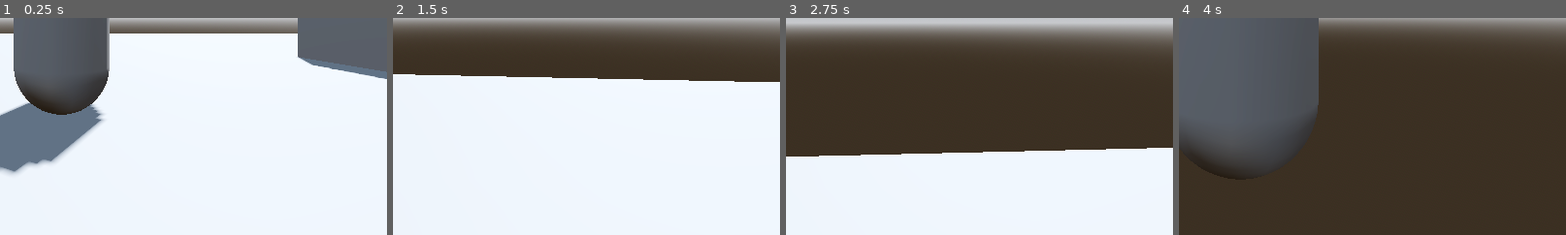
Above: before the commit, frames 1-4 (left to right).
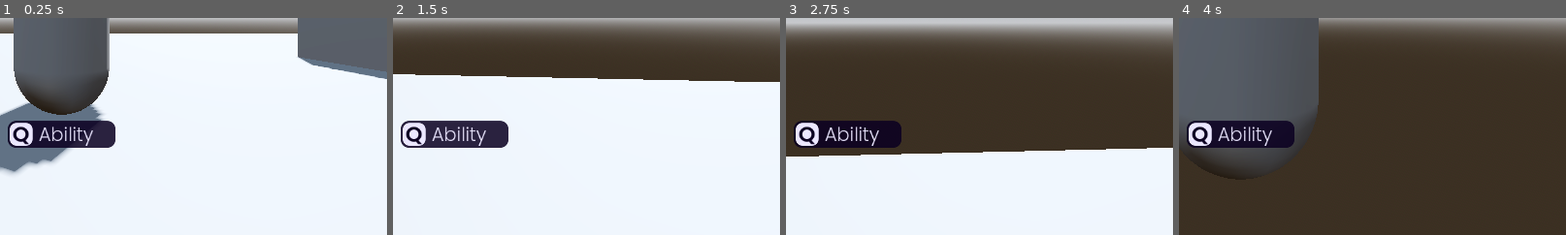
Above: after the commit, the same moments.

Repository: CrispyMD/Escape-The-Establishment
Game: Godot game, scene res://scenes/main_level.tscn
The game is run twice, just before and just after one commit, with the same random seed, the same clock (stepped at 60 frames per second) and the same inputs.
Inputs (mouse positions are % of the whole screen's width and height, from its top left):
- Up to frame 1 (0.25 s): no input
- Up to frame 2 (1.5 s): tap Enter at 0.5 s; move the mouse to (55, 50) at 0.52 s; hold W (forward) from 0.53 s (still down); tap Q (ability) at 0.6 s; tap Space (jump) at 0.77 s; move the mouse to (45, 50) at 1.27 s; tap E (switch_pov) at 1.35 s
- Up to frame 3 (2.75 s): keep holding W (forward); tap Space (jump) at 1.52 s; move the mouse to (52, 48) at 2.02 s; tap Q (ability) at 2.1 s
- Up to frame 4 (4 s): keep holding W (forward); move the mouse to (49, 52) at 2.77 s; tap E (switch_pov) at 2.85 s; tap Space (jump) at 3.02, 3.77 s; move the mouse to (57, 51) at 3.52 s; tap Q (ability) at 3.6 s
The pictures show only the part of the screen within x 42-92%, y 50-100%; the shares and areas given below are measured in that part.

The runs differ from the first frame. In frame 1, 3.4% of the frame differs, in the area x 2-30%, y 47-60%; in frame 2, 3.1%; in frame 3, 3.4%; in frame 4, 3.3%.

Commit message:
Import fonts, begin work on ability/hack UI, add detection areas to computer

Diff:
--- a/Escape The Establishment/scenes/character.tscn
+++ b/Escape The Establishment/scenes/character.tscn
@@ -1,6 +1,8 @@
-[gd_scene load_steps=5 format=3 uid="uid://bte1j3ynvf0re"]
+[gd_scene load_steps=11 format=3 uid="uid://bte1j3ynvf0re"]
 
 [ext_resource type="Script" path="res://scripts/character_script.gd" id="1_vew7i"]
+[ext_resource type="FontFile" uid="uid://bued63pcmgjnq" path="res://assets/Poppins-SemiBold.ttf" id="2_mr3gc"]
+[ext_resource type="FontFile" uid="uid://b1fkbwbmmjphq" path="res://assets/Poppins-Light.ttf" id="3_ypbdt"]
 
 [sub_resource type="CapsuleMesh" id="CapsuleMesh_35hl4"]
 
@@ -8,6 +10,32 @@
 points = PackedVector3Array(-0.125207, -0.532801, -0.480507, 0.0227831, 0.47607, 0.498884, 0.169713, 0.559144, 0.464172 …(924 unchanged characters)…
 
 [sub_resource type="SeparationRayShape3D" id="SeparationRayShape3D_bjyfv"]
+
+[sub_resource type="StyleBoxFlat" id="StyleBoxFlat_pce3x"]
+bg_color = Color(0.0431373, 0, 0.129412, 0.862745)
+corner_radius_top_left = 12
+corner_radius_top_right = 12
+corner_radius_bottom_right = 12
+corner_radius_bottom_left = 12
+
+[sub_resource type="StyleBoxFlat" id="StyleBoxFlat_uvqix"]
+bg_color = Color(0.921569, 0.905882, 1, 1)
+corner_radius_top_left = 10
+corner_radius_top_right = 10
+corner_radius_bottom_right = 10
+corner_radius_bottom_left = 10
+
+[sub_resource type="LabelSettings" id="LabelSettings_2ab3d"]
+line_spacing = 0.0
+font = ExtResource("2_mr3gc")
+font_size = 32
+font_color = Color(0.0431373, 0, 0.129412, 1)
+
+[sub_resource type="LabelSettings" id="LabelSettings_qaaxn"]
+font = ExtResource("3_ypbdt")
+font_size = 28
+font_color = Color(0.921569, 0.905882, 1, 1)
+outline_color = Color(0.921569, 0.905882, 1, 1)
 
 [node name="Character" type="CharacterBody3D"]
 script = ExtResource("1_vew7i")
@@ -33,3 +61,79 @@
 current = true
 
 [node name="AbilityTimer" type="Timer" parent="."]
+
+[node name="AbilityUI" type="Control" parent="."]
+layout_mode = 3
+anchors_preset = 15
+anchor_right = 1.0
+anchor_bottom = 1.0
+grow_horizontal = 2
+grow_vertical = 2
+mouse_filter = 2
+mouse_force_pass_scroll_events = false
+
+[node name="BackgroundPanel" type="Panel" parent="AbilityUI"]
+layout_mode = 1
+anchors_preset = -1
+anchor_left = 0.5
+anchor_top = 0.8
+anchor_right = 0.5
+anchor_bottom = 0.8
+offset_left = -80.0
+offset_top = -40.4
+offset_right = 80.0
+offset_bottom = -0.400024
+grow_horizontal = 2
+grow_vertical = 0
+mouse_filter = 2
+theme_override_styles/panel = SubResource("StyleBoxFlat_pce3x")
+
+[node name="GodotIsStupidIHateIt" type="Control" parent="AbilityUI/BackgroundPanel"]
+anchors_preset = 0
+offset_right = 40.0
+offset_bottom = 40.0
+mouse_filter = 2
+
+[node name="LetterBackgroundPanel" type="Panel" parent="AbilityUI/BackgroundPanel/GodotIsStupidIHateIt"]
+layout_mode = 1
+anchors_preset = 8
+anchor_left = 0.5
+anchor_top = 0.5
+anchor_right = 0.5
+anchor_bottom = 0.5
+offset_left = -17.0
+offset_top = -17.0
+offset_right = 17.0
+offset_bottom = 17.0
+grow_horizontal = 2
+grow_vertical = 2
+mouse_filter = 2
+theme_override_styles/panel = SubResource("StyleBoxFlat_uvqix")
+
+[node name="AbilityLetter" type="Label" parent="AbilityUI/BackgroundPanel/GodotIsStupidIHateIt/LetterBackgroundPanel"]
+layout_mode = 1
+anchors_preset = 15
+anchor_right = 1.0
+anchor_bottom = 1.0
+grow_horizontal = 2
+grow_vertical = 2
+text = "Q"
+label_settings = SubResource("LabelSettings_2ab3d")
+horizontal_alignment = 1
+vertical_alignment = 1
+
+[node name="AbilityText" type="Label" parent="AbilityUI/BackgroundPanel"]
+layout_mode = 1
+anchors_preset = 6
+anchor_left = 1.0
+anchor_top = 0.5
+anchor_right = 1.0
+anchor_bottom = 0.5
+offset_left = -114.0
+offset_top = -20.0
+offset_bottom = 20.0
+grow_horizontal = 0
+grow_vertical = 2
+text = "Ability"
+label_settings = SubResource("LabelSettings_qaaxn")
+vertical_alignment = 1
--- a/Escape The Establishment/scenes/computer.tscn
+++ b/Escape The Establishment/scenes/computer.tscn
@@ -7,6 +7,12 @@
 
 [sub_resource type="BoxShape3D" id="BoxShape3D_pjljr"]
 size = Vector3(2.67419, 1.37085, 4.06104)
+
+[sub_resource type="BoxShape3D" id="BoxShape3D_qwtf7"]
+size = Vector3(2.39954, 2.59192, 1.33911)
+
+[sub_resource type="BoxShape3D" id="BoxShape3D_yoowl"]
+size = Vector3(1.43347, 2.55609, 2.04797)
 
 [node name="Computer" type="StaticBody3D"]
 
@@ -20,3 +26,17 @@
 [node name="CollisionShape3D" type="CollisionShape3D" parent="."]
 transform = Transform3D(1, 0, 0, 0, 1, 0, 0, 0, 1, 0.217468, 0.653829, 0.0803864)
 shape = SubResource("BoxShape3D_pjljr")
+
+[node name="HackAreas" type="Area3D" parent="."]
+
+[node name="CollisionShape3D3" type="CollisionShape3D" parent="HackAreas"]
+transform = Transform3D(1, 0, 0, 0, 1, 0, 0, 0, 1, 0.259433, 0.750589, 1.75062)
+shape = SubResource("BoxShape3D_qwtf7")
+
+[node name="CollisionShape3D" type="CollisionShape3D" parent="HackAreas"]
+transform = Transform3D(1, 0, 0, 0, 1, 0, 0, 0, 1, 0.294861, 0.795959, -1.96079)
+shape = SubResource("BoxShape3D_qwtf7")
+
+[node name="CollisionShape3D2" type="CollisionShape3D" parent="HackAreas"]
+transform = Transform3D(1, 0, 0, 0, 1, 0, 0, 0, 1, -0.932312, 0.778046, 0.0415649)
+shape = SubResource("BoxShape3D_yoowl")
Binary file added: Escape The Establishment/assets/Poppins-Light.ttf
Not shown, added: Escape The Establishment/assets/Poppins-Light.ttf.import
Binary file added: Escape The Establishment/assets/Poppins-SemiBold.ttf
Not shown, added: Escape The Establishment/assets/Poppins-SemiBold.ttf.import
Not shown: 1 places in Escape The Establishment/scenes/computer.tscn that only renumber resources
